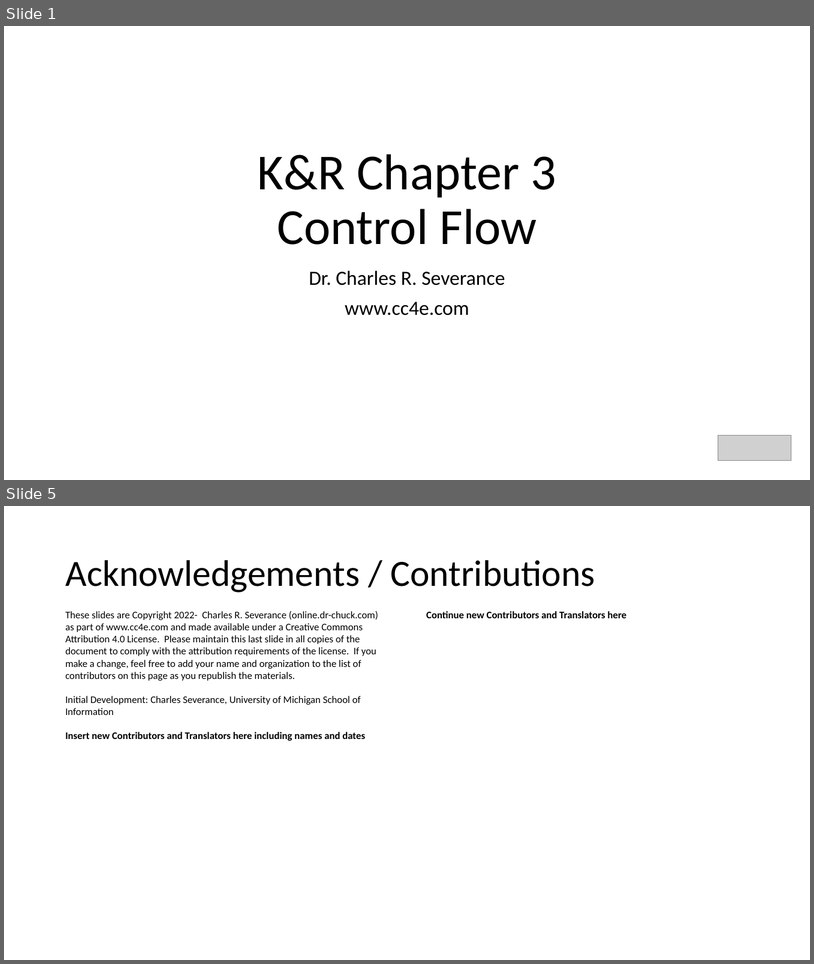
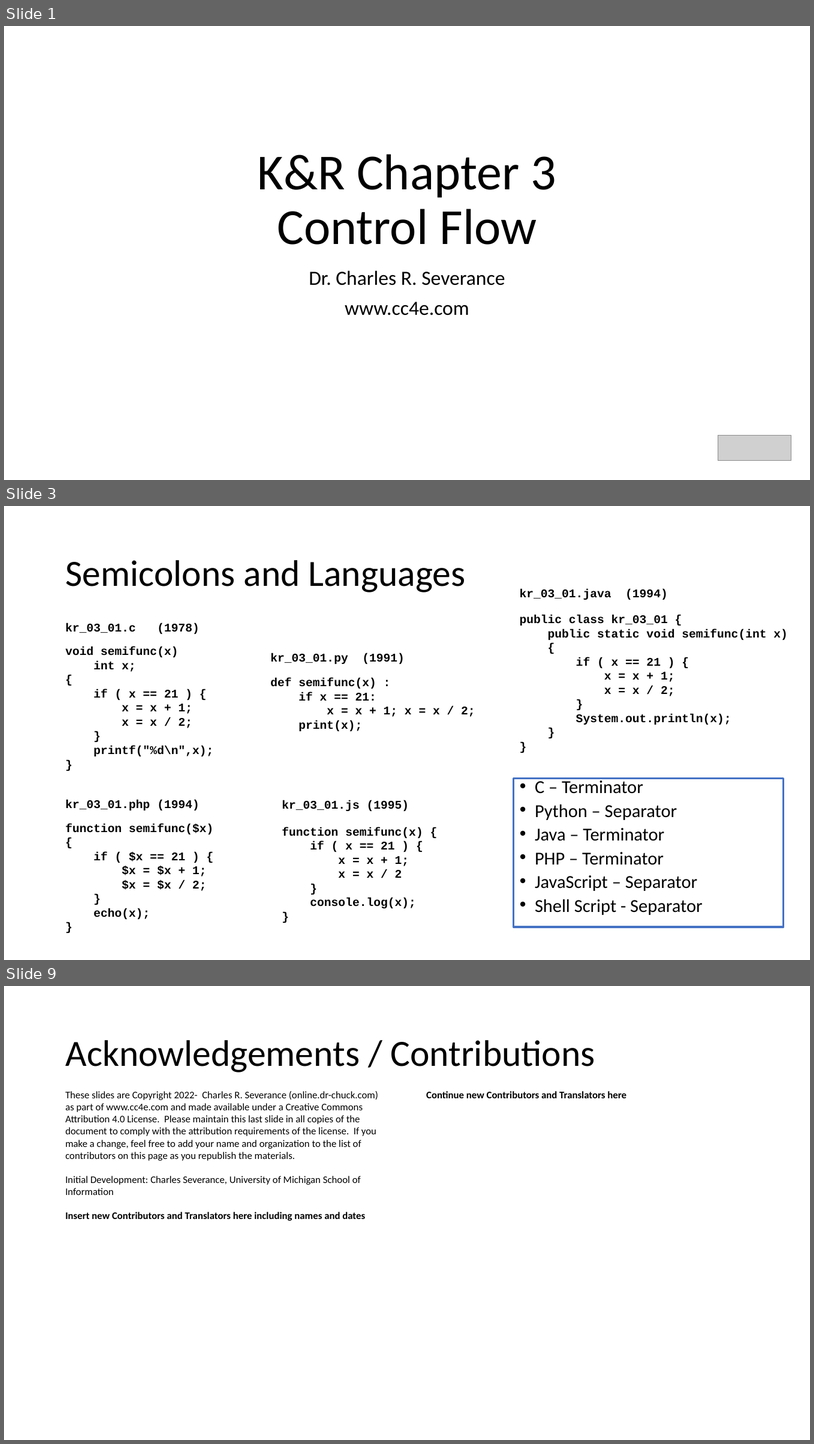
Before and after one commit to csev/cc4e, a slide deck: lectures/KR-3.pptx. Shown one above the other, each under a label of ours: slides 1 and 5 before the commit, slides 1, 3 and 9 after it; the slides between them are not shown. The pictures are 814x964 and 814x1444 pixels, drawn with LibreOffice and Linux fonts; fonts in the diff are those of the drawing; grey boxes stand for pictures. Boxes give left, top, right and bottom in pixels: in the first picture for what was removed or moved away, otherwise in the second. Text is boxed around its words. In the diff, an @@ line names an element or a change of style, - is before the commit and + after.

```diff
--- a/lectures/KR-3.pptx
+++ b/lectures/KR-3.pptx
@@ slide 3 added at box(4, 506, 810, 960), background #FFFFFF @@
@@ title added at box(65, 560, 466, 592), 44 pt, text #000000 @@
+Semicolons and Languages
@@ text added at box(520, 589, 668, 600), 14 pt, text #000000, bold @@
+kr_03_01.java (1994)
@@ text added at box(65, 623, 200, 634), 14 pt, text #000000, bold @@
+kr_03_01.c (1978)
@@ text added at box(520, 615, 788, 724), 14 pt, text #000000, bold @@
+public class kr_03_01 {
+public static void semifunc(int x)
+{
+if ( x == 21 ) {
+x = x + 1;
+x = x / 2;
+}
+System.out.println(x);
+}
+}
@@ text added at box(65, 646, 213, 756), 14 pt, text #000000, bold @@
+void semifunc(x)
+int x;
+{
+if ( x == 21 ) {
+x = x + 1;
+x = x / 2;
+}
+printf("%d\n",x);
+}
@@ text added at box(270, 653, 405, 664), 14 pt, text #000000, bold @@
+kr_03_01.py (1991)
@@ text added at box(270, 678, 476, 731), 14 pt, text #000000, bold @@
+def semifunc(x) :
+if x == 21:
+x = x + 1; x = x / 2;
+print(x);
@@ text added at box(514, 778, 784, 927), outline #4472C4 2.25 pt, 21.7 pt, text #000000 @@
+• C – Terminator
+• Python – Separator
+• Java – Terminator
+• PHP – Terminator
+• JavaScript – Separator
+• Shell Script - Separator
@@ text added at box(65, 799, 200, 810), 14 pt, text #000000, bold @@
+kr_03_01.php (1994)
@@ text added at box(282, 800, 410, 811), 14 pt, text #000000, bold @@
+kr_03_01.js (1995)
@@ text added at box(65, 823, 213, 919), 14 pt, text #000000, bold @@
+function semifunc($x)
+{
+if ( $x == 21 ) {
+$x = $x + 1;
+$x = $x / 2;
+}
+echo(x);
+}
@@ text added at box(282, 827, 423, 908), 14 pt, text #000000, bold @@
+function semifunc(x) {
+if ( x == 21 ) {
+x = x + 1;
+x = x / 2
+}
+console.log(x);
+}
@@ what was slide 5 is now slide 9 @@
```
Also in this commit, not shown: 1 slide changed, 5 other slides added, 2 slides removed, 12 other files.
